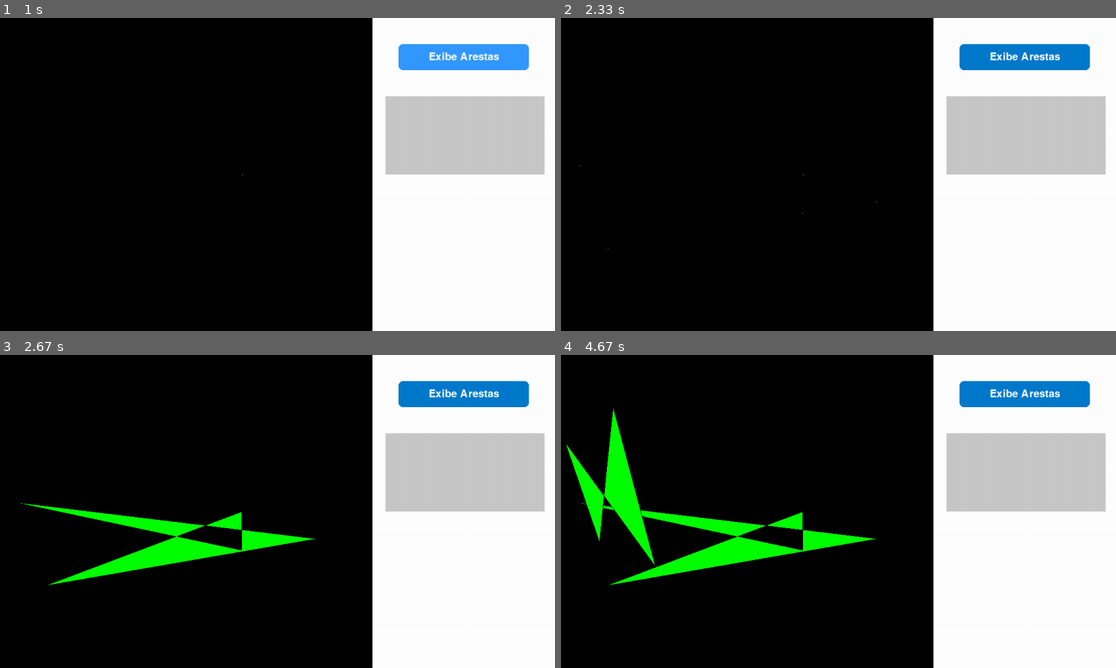
Above: before the commit, frames 1-4 (two rows, left to right).
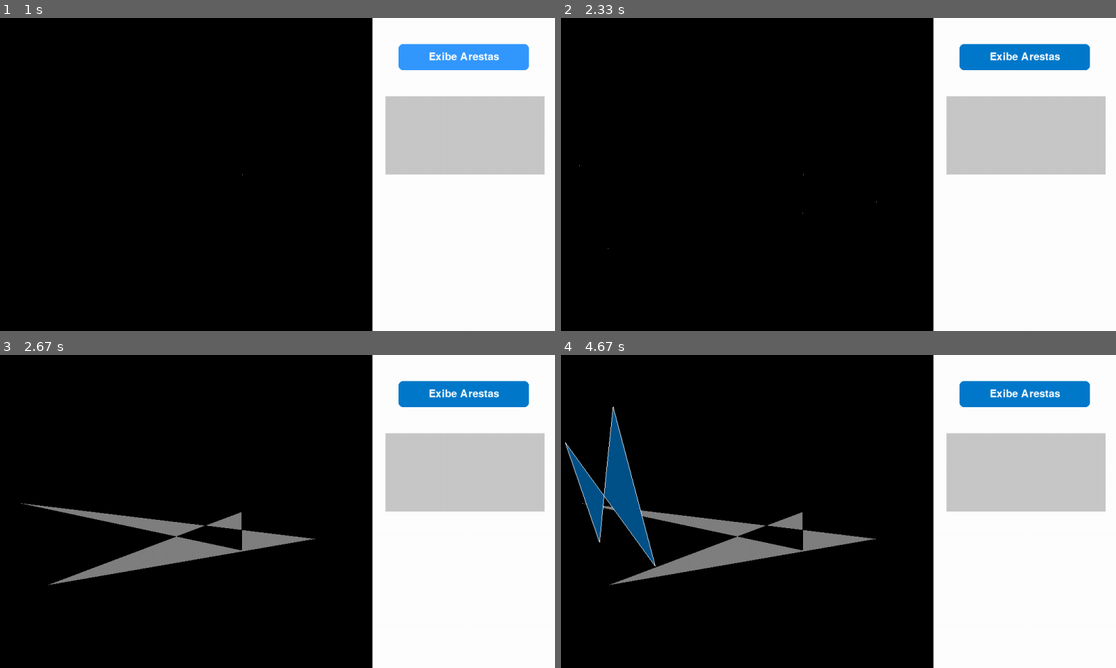
Above: after the commit, the same moments.

Repository: Rafaration/FillPoly
Game: pygame game, started from FillPoly.py
The game is run twice, just before and just after one commit, with the same random seed, the same clock (stepped at 60 frames per second) and the same inputs.
Inputs (mouse positions are in pixels of both pictures, inside the frame that each line leads up to):
- Up to frame 1 (1 s): click (244, 174) at 0.38 s; click "Exibe Arestas" at 0.72 s
- Up to frame 2 (2.33 s): click (605, 246) at 1.05 s; click (877, 202) at 1.38 s; click (577, 165) at 1.72 s; click (799, 212) at 2.05 s
- Up to frame 3 (2.67 s): right-click (366, 486) at 2.38 s
- Up to frame 4 (4.67 s): click (566, 442) at 2.72 s; click (599, 542) at 3.05 s; click (605, 470) at 3.38 s; click (610, 405) at 3.72 s; click (655, 564) at 4.05 s; right-click (666, 486) at 4.38 s

Frames 1-2 are identical in both runs. In frame 3, 3.0% of the frame differs, in the area x 3-57%, y 47-74%; in frame 4, 5.2%, in the area x 0-57%, y 16-74%.

Commit message:
Poligonos criados com cores aleatórias

Diff:
--- a/FillPoly.py
+++ b/FillPoly.py
@@ -1,5 +1,56 @@
 import math
+import random
 import pygame
+
+# Cores
+BRANCO = (255, 255, 255)
+PRETO = (0, 0, 0)
+AZUL = (0, 122, 204)
+AZUL_CLARO = (51, 153, 255)
+AZUL_ESCURO = (0, 82, 138)
+VERMELHO = (255, 0, 0)
+VERMELHO_CLARO = (255, 102, 102)
+VERMELHO_ESCURO = (153, 0, 0)
+VERDE = (0, 255, 0)
+VERDE_CLARO = (102, 255, 102)
+VERDE_ESCURO = (0, 153, 0)
+AMARELO = (255, 255, 0)
+AMARELO_CLARO = (255, 255, 153)
+AMARELO_ESCURO = (204, 204, 0)
+ROXO = (128, 0, 128)
+ROXO_CLARO = (178, 102, 255)
+ROXO_ESCURO = (77, 0, 77)
+LARANJA = (255, 165, 0)
+LARANJA_CLARO = (255, 200, 102)
+LARANJA_ESCURO = (204, 102, 0)
+CINZA = (128, 128, 128)
+CINZA_CLARO = (192, 192, 192)
+CINZA_ESCURO = (64, 64, 64)
+
+CORES = [
+    BRANCO,
+    AZUL,
+    AZUL_CLARO,
+    AZUL_ESCURO,
+    VERMELHO,
+    VERMELHO_CLARO,
+    VERMELHO_ESCURO,
+    VERDE,
+    VERDE_CLARO,
+    VERDE_ESCURO,
+    AMARELO,
+    AMARELO_CLARO,
+    AMARELO_ESCURO,
+    ROXO,
+    ROXO_CLARO,
+    ROXO_ESCURO,
+    LARANJA,
+    LARANJA_CLARO,
+    LARANJA_ESCURO,
+    CINZA,
+    CINZA_CLARO,
+    CINZA_ESCURO,
+]
 
 # Classe que armazena as coordenadas de um ponto
 class Ponto:
@@ -9,17 +60,18 @@
 
 # Classe que representa um polígono formado por uma lista de pontos
 class Poligono:
-    def __init__(self, pontos: list[Ponto], cor:bool = False):
+    def __init__(self, pontos: list[Ponto], aresta:bool = False, cor:tuple = BRANCO):
         self.pontos = pontos
-        self.cor = cor
+        self.aresta = aresta
         self.selecionado = False # Indica se o polígono está selecionado
+        self.cor = cor # Cor do polígono
 
     def desenhar_arestas(self, tela):
 
         # Verifica se terá arestas para desenhar
         if self.selecionado:
             aresta_cor = VERMELHO
-        elif self.cor:
+        elif self.aresta:
             aresta_cor = BRANCO
         else:
             aresta_cor = PRETO
@@ -86,7 +138,7 @@
 
         return tabela_x, y_min
 
-    def preencher(self, tela, cor_preenchimento):
+    def preencher(self, tela):
         '''Preche o interior do poligono usando o algoritmo Fillpoly.'''
 
         tabela_x, y_min = self.calcular_tabela_intersecoes()
@@ -103,21 +155,7 @@
                 x_fim = math.floor(lista_x[j + 1]) #arredonda pra bAIXO
 
                 for x in range(x_ini, x_fim + 1):
-                    tela.set_at((x, y), cor_preenchimento)
-
-
-# Cores
-BRANCO = (255, 255, 255)
-PRETO = (0, 0, 0)
-AZUL = (0, 122, 204)
-AZUL_CLARO = (51, 153, 255)
-VERMELHO = (255, 0, 0)
-VERDE = (0, 255, 0)
-AMARELO = (255, 255, 0)
-ROXO = (128, 0, 128)
-LARANJA = (255, 165, 0)
-CINZA = (128, 128, 128)
-
+                    tela.set_at((x, y), self.cor)
 
 class PainelUI:
     def __init__(self, x, y, largura, altura, cor_fundo=(BRANCO)):
@@ -213,6 +251,9 @@
             if self.rect.collidepoint(event.pos):
                 return True
         return False
+
+def selec_cor ():
+    return random.choice(CORES)
 
 pygame.init()
 
@@ -274,7 +315,7 @@
                     if len(Pontos) >= 3: # Verifica se há pelo menos 3 pontos para formar um polígono
                         tem_aresta = any(poligono.cor for poligono in Poligonos)  # Verifica se algum polígono está com arestas exibidas
 
-                        PoligonosAux = Poligono(Pontos, tem_aresta) # Cria um novo polígono com os pontos armazenados
+                        PoligonosAux = Poligono(Pontos, tem_aresta, selec_cor()) # Cria um novo polígono com os pontos armazenados
                         Poligonos.append(PoligonosAux)
                         Pontos = []  # Limpa a lista de pontos após criar o polígono
                         print("Polígono criado com sucesso!")
@@ -298,7 +339,7 @@
 
     # Desenha as arestas dos polígonos salvos
     for poligono in Poligonos:
-        poligono.preencher(tela, VERDE)
+        poligono.preencher(tela)
         poligono.desenhar_arestas(tela)
 
     # 4. Atualiza a tela
